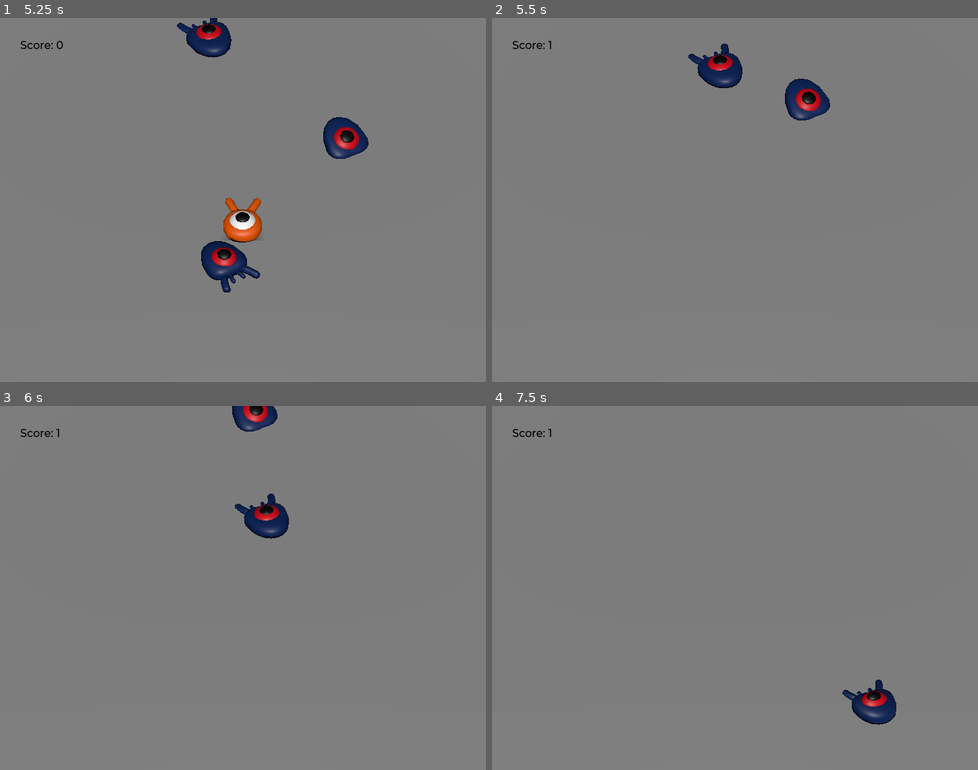
Above: before the commit, frames 1-4 (two rows, left to right).
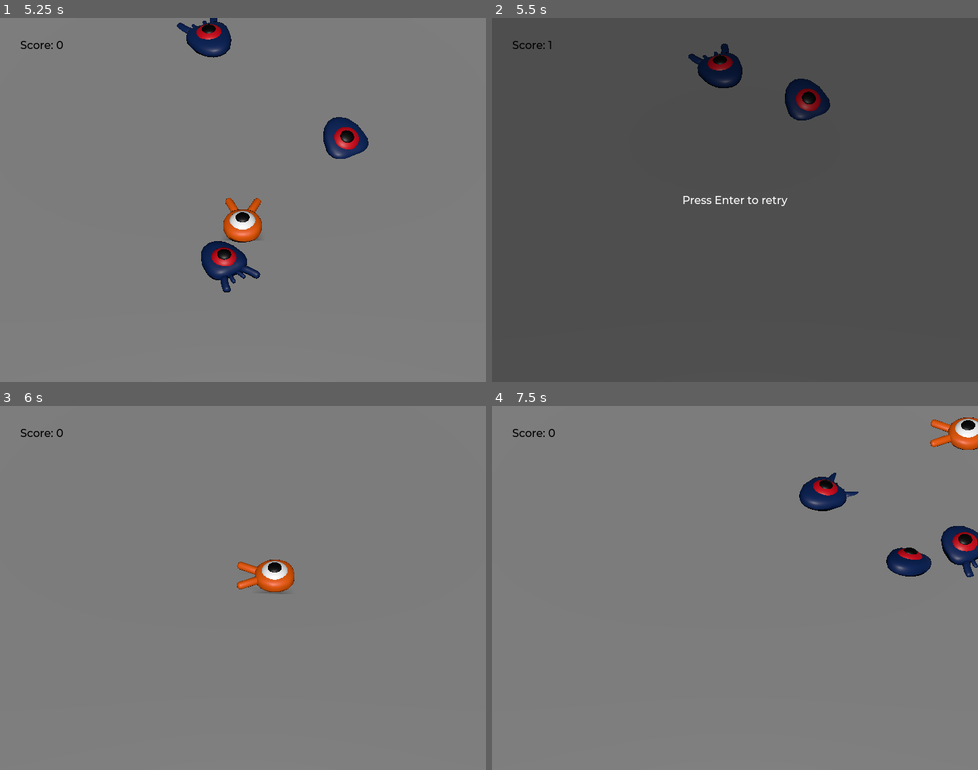
Above: after the commit, the same moments.

Repository: MovaUA/godot-squash-the-creep-3d
Game: Godot game, scene res://main.tscn
The game is run twice, just before and just after one commit, with the same random seed, the same clock (stepped at 60 frames per second) and the same inputs.
Inputs:
- Up to frame 1 (5.25 s): tap Enter (ui_accept) at 0.5, 1.35, 2.85, 4.35 s; hold Right (move_right) 0.53-1.28 s; hold Enter (ui_accept) 0.53-1.28 s; tap Space (jump) at 0.77, 1.52, 3.02, 3.77, 4.52 s; hold Down (move_back) 1.28-2.03 s; hold Right (move_right) 2.03-2.78 s; hold Enter (ui_accept) 2.03-2.78 s; hold Up (move_forward) 2.78-3.53 s; hold Enter (ui_accept) 3.53-4.28 s; hold Left (move_left) 3.53-5.03 s; hold Down (move_back) from 5.03 s (still down); hold Enter (ui_accept) from 5.03 s (still down)
- Up to frame 2 (5.5 s): keep holding Down (move_back); keep holding Enter (ui_accept)
- Up to frame 3 (6 s): release Down (move_back) at 5.78 s; release Enter (ui_accept) at 5.78 s; hold Right (move_right) from 5.78 s (still down); tap Enter (ui_accept) at 5.85 s
- Up to frame 4 (7.5 s): tap Space (jump) at 6.02, 6.77 s; release Right (move_right) at 6.53 s; hold Up (move_forward) 6.53-7.28 s; hold Enter (ui_accept) 6.53-7.28 s; hold Right (move_right) from 7.28 s (still down); tap Enter (ui_accept) at 7.35 s

Frame 1 is identical in both runs. In frame 2, 100% of the frame differs, in the area x 0-100%, y 0-100%; in frame 3, 2.1%; in frame 4, 3.5%.

Commit message:
retry the game

Diff:
--- a/main.gd
+++ b/main.gd
@@ -2,6 +2,9 @@
 
 ## The Mob scene to instance.
 @export var mob_scene: PackedScene
+
+func _ready():
+	$UserInterface/Retry.hide()
 
 func _on_mob_timer_timeout():
 	# Create a new instance of the Mob scene.
@@ -24,3 +27,9 @@
 
 func _on_player_hit():
 	$MobTimer.stop()
+	$UserInterface/Retry.show()
+
+func _unhandled_input(event):
+	if event.is_action_pressed("ui_accept") and $UserInterface/Retry.visible:
+		# This restarts the current scene.
+		get_tree().reload_current_scene()
--- a/main.tscn
+++ b/main.tscn
@@ -87,9 +87,11 @@
 
 [node name="UserInterface" type="Control" parent="."]
 layout_mode = 3
-anchors_preset = 0
-offset_right = 40.0
-offset_bottom = 40.0
+anchors_preset = 15
+anchor_right = 1.0
+anchor_bottom = 1.0
+grow_horizontal = 2
+grow_vertical = 2
 theme = SubResource("Theme_t32al")
 
 [node name="ScoreLabel" type="Label" parent="UserInterface"]
@@ -102,5 +104,29 @@
 text = "Score: 0"
 script = ExtResource("5_c7py2")
 
+[node name="Retry" type="ColorRect" parent="UserInterface"]
+layout_mode = 1
+anchors_preset = 15
+anchor_right = 1.0
+anchor_bottom = 1.0
+grow_horizontal = 2
+grow_vertical = 2
+color = Color(0, 0, 0, 0.376471)
+
+[node name="Label" type="Label" parent="UserInterface/Retry"]
+layout_mode = 1
+anchors_preset = 8
+anchor_left = 0.5
+anchor_top = 0.5
+anchor_right = 0.5
+anchor_bottom = 0.5
+offset_left = -78.0
+offset_top = -10.5
+offset_right = 78.0
+offset_bottom = 10.5
+grow_horizontal = 2
+grow_vertical = 2
+text = "Press Enter to retry"
+
 [connection signal="hit" from="Player" to="." method="_on_player_hit"]
 [connection signal="timeout" from="MobTimer" to="." method="_on_mob_timer_timeout"]
